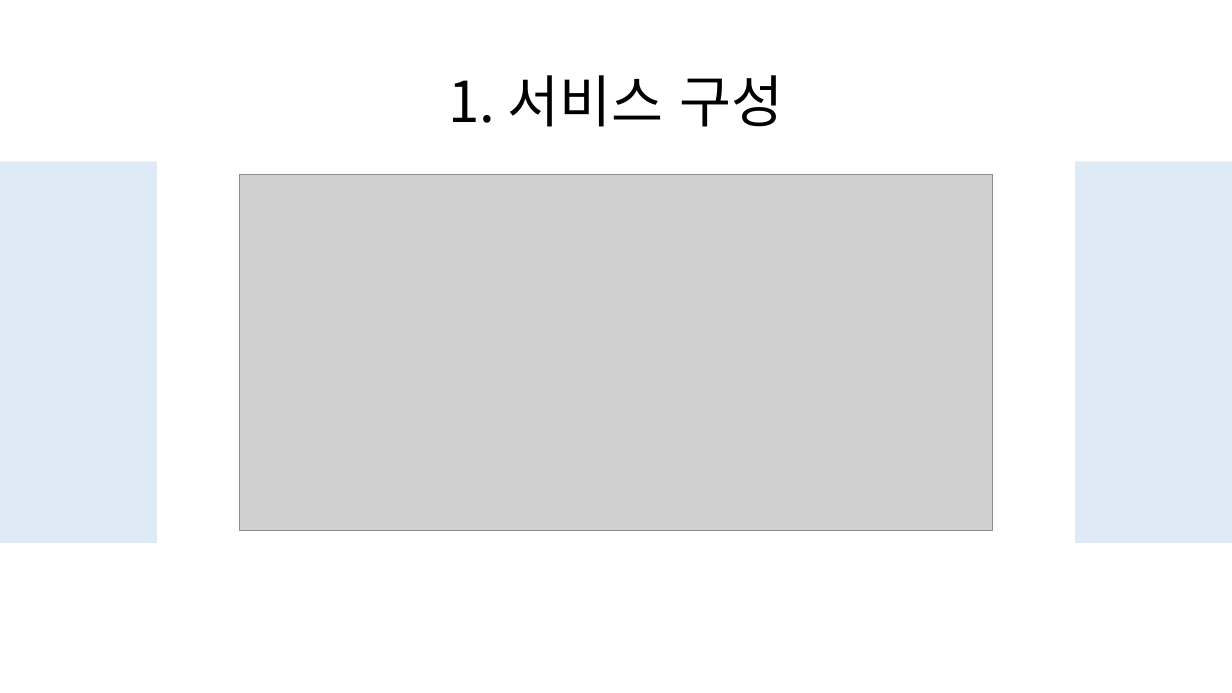
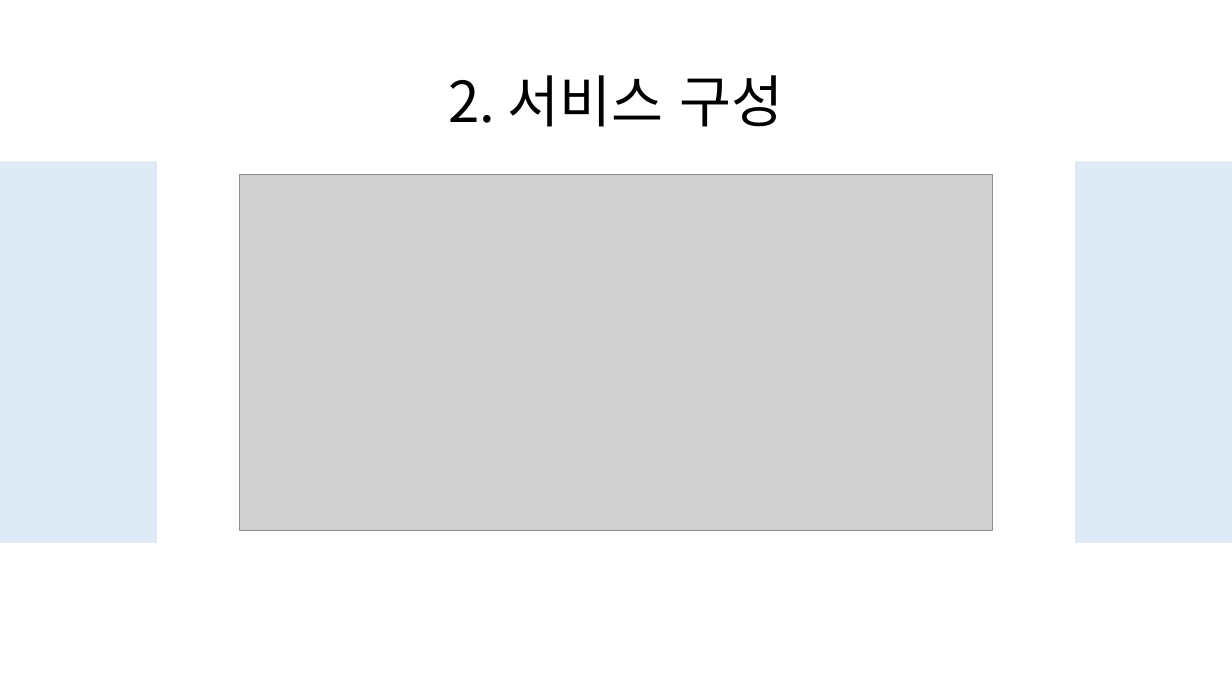
Before and after one commit to kratew/ISB, a slide deck: slide 5 of 설계서.pptx. Drawn at 1232x693 pixels with LibreOffice and Linux fonts; fonts in the diff are those of the drawing; grey boxes stand for pictures. Boxes give left, top, right and bottom in pixels: in the first picture for what was removed or moved away, otherwise in the second. Text is boxed around its words. In the diff, an @@ line names an element or a change of style, - is before the commit and + after.

```diff
--- a/설계서.pptx
+++ b/설계서.pptx
@@ title at (448, 75, 784, 127): text changed @@
-1. 서비스 구성
+2. 서비스 구성
```
Also in this commit, not shown: 1 other file.
